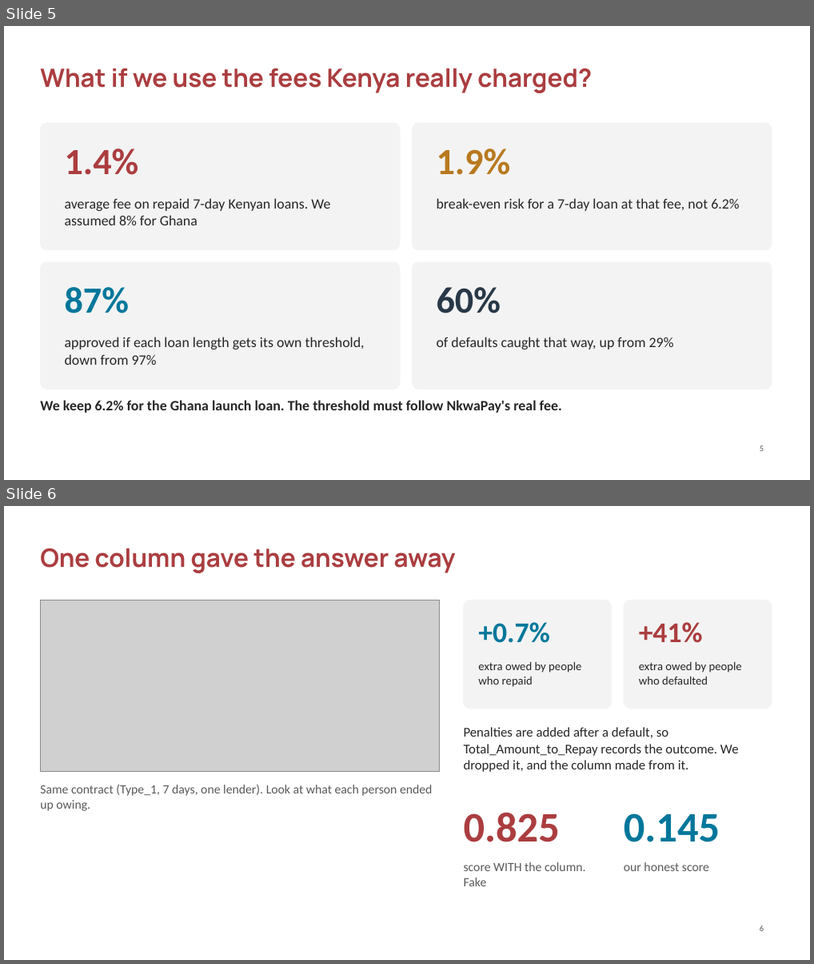
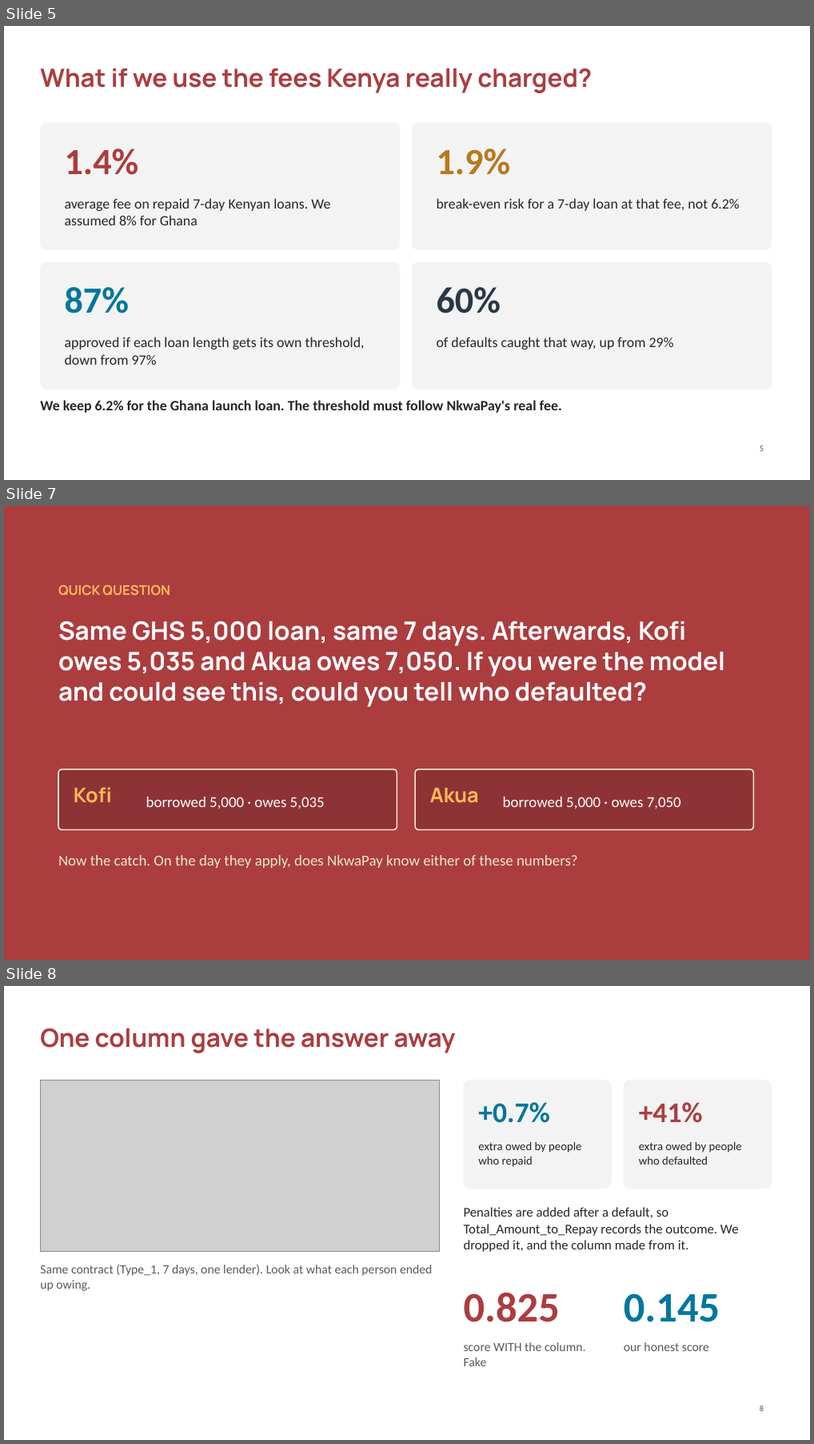
Before and after one commit to ASU-MICS-2028/mle-group-3-prosit-2, a slide deck: slides/NkwaPay_Debrief_Present.pptx. Shown one above the other, each under a label of ours: slides 5 and 6 before the commit, slides 5, 7 and 8 after it; the slides between them are not shown. The pictures are 814x964 and 814x1444 pixels, drawn with LibreOffice and Linux fonts; fonts in the diff are those of the drawing; grey boxes stand for pictures; background and template pictures are left out. Boxes give left, top, right and bottom in pixels: in the first picture for what was removed or moved away, otherwise in the second. Text is boxed around its words. In the diff, an @@ line names an element or a change of style, - is before the commit and + after.

```diff
--- a/slides/NkwaPay_Debrief_Present.pptx
+++ b/slides/NkwaPay_Debrief_Present.pptx
@@ slide 7 added at (4, 506, 810, 960), background #AB3D3F @@
@@ text added at (58, 585, 170, 595), 16 pt, text #FEBA5A, bold @@
+QUICK QUESTION
@@ text added at (58, 621, 726, 707), 30 pt, text #FFFFFF, bold @@
+Same GHS 5,000 loan, same 7 days. Afterwards, Kofi owes 5,035 and Akua owes 7,050. If you were the model and could see this, could you tell who defaulted?
@@ rounded rectangle added at (58, 769, 398, 830), fill #8E3335, outline #EDE7D0 1.5 pt @@
@@ rounded rectangle added at (415, 769, 754, 830), fill #8E3335, outline #EDE7D0 1.5 pt @@
@@ text added at (74, 787, 112, 803), 24 pt, text #FEBA5A, bold @@
+Kofi
@@ text added at (430, 788, 479, 803), 24 pt, text #FEBA5A, bold @@
+Akua
@@ text added at (146, 796, 325, 808), 18 pt, text #FFFFFF @@
+borrowed 5,000 · owes 5,035
@@ text added at (503, 796, 682, 808), 18 pt, text #FFFFFF @@
+borrowed 5,000 · owes 7,050
@@ text added at (58, 855, 578, 868), 18 pt, text #EDE7D0 @@
+Now the catch. On the day they apply, does NkwaPay know either of these numbers?
@@ what was slide 6 is now slide 8 @@
```
Also in this commit, not shown: 1 slide changed, 2 other slides added, 1 other file.
